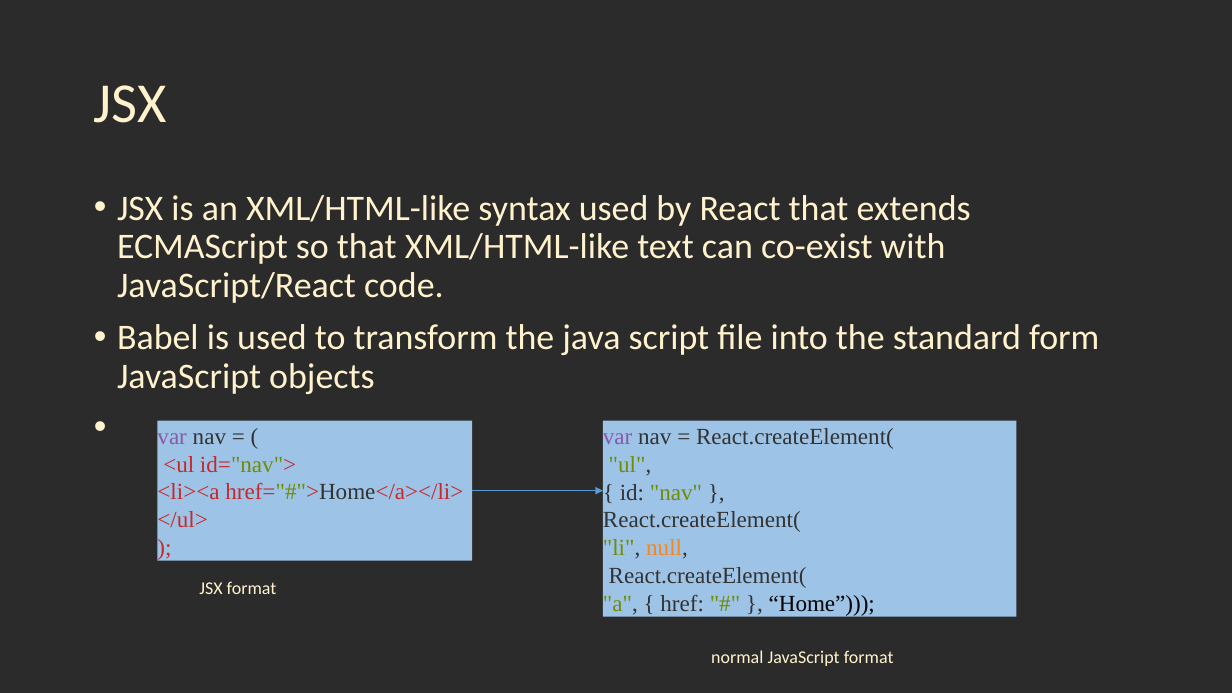
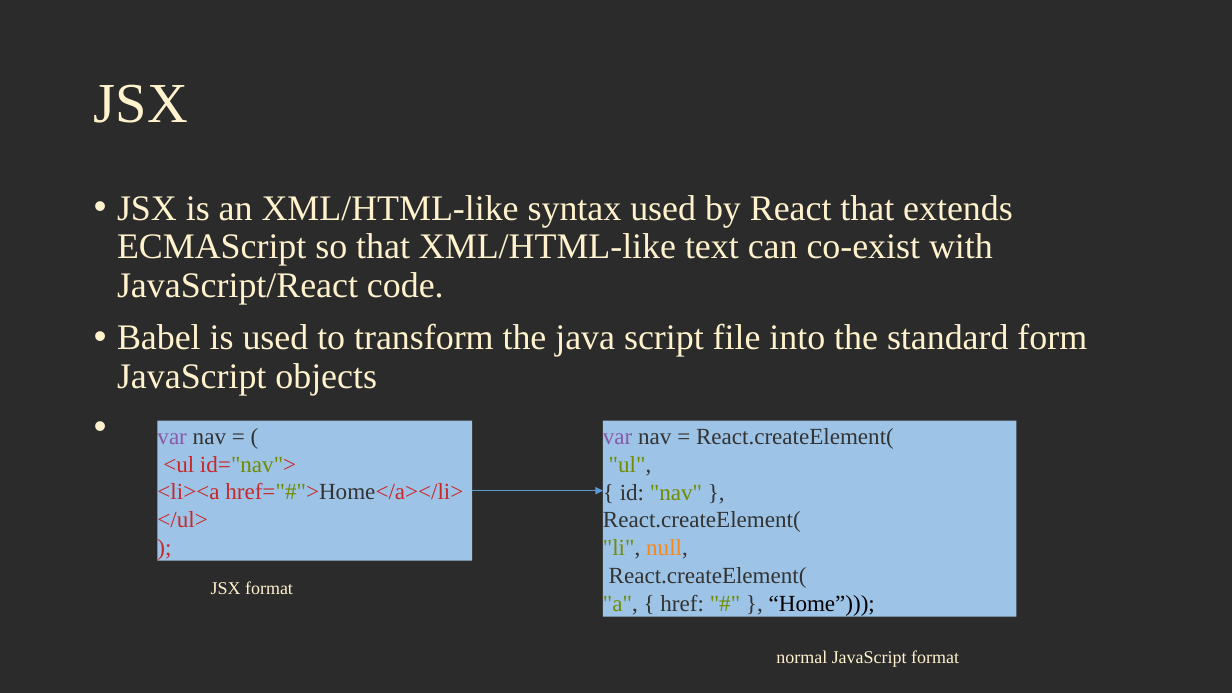
Before and after one commit to jscodebit/react_project, a slide deck: slide 6 of React Workshop.pptx. Drawn at 1232x693 pixels with LibreOffice and Linux fonts; fonts in the diff are those of the drawing; background and template pictures are left out; a plain dark background stands for a picture behind light text. Boxes give left, top, right and bottom in pixels: in the first picture for what was removed or moved away, otherwise in the second. Text is boxed around its words. In the diff, an @@ line names an element or a change of style, - is before the commit and + after.

```diff
--- a/React Workshop.pptx
+++ b/React Workshop.pptx
@@ title "JSX" at [94, 84, 188, 123]: font Calibri to Times New Roman @@
@@ text "JSX is an XML/HTML-like syntax ..." at [117, 195, 1087, 667]: font Calibri to Times New Roman @@
```
Also in this commit, not shown: 7 other slides changed.
